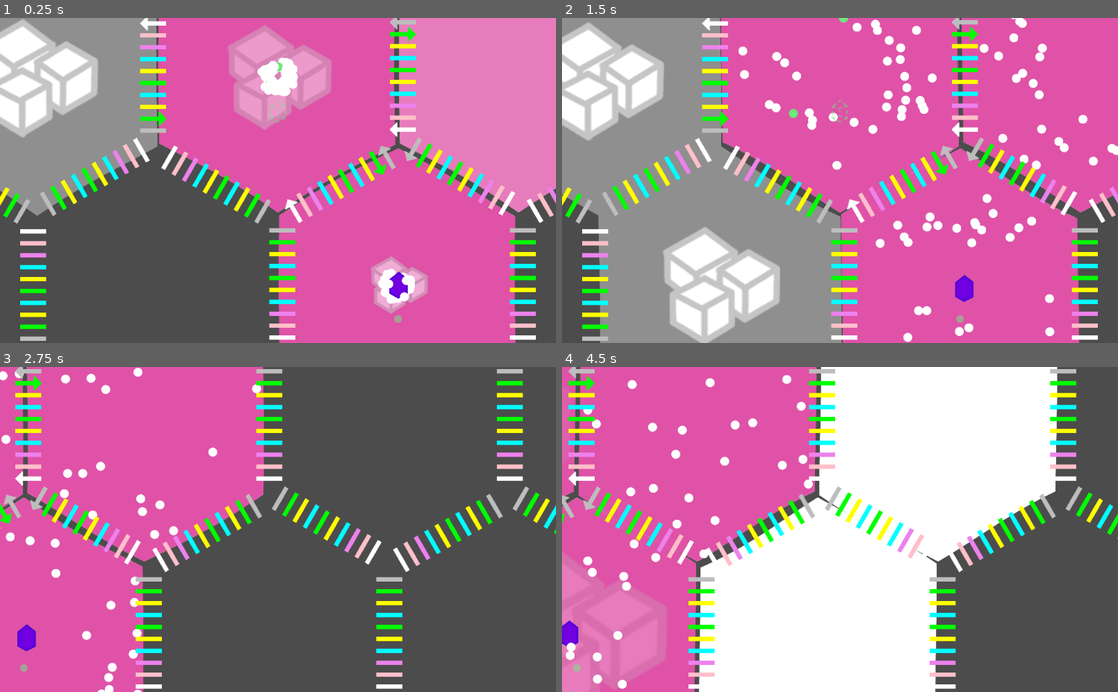
Above: before the commit, frames 1-4 (two rows, left to right).
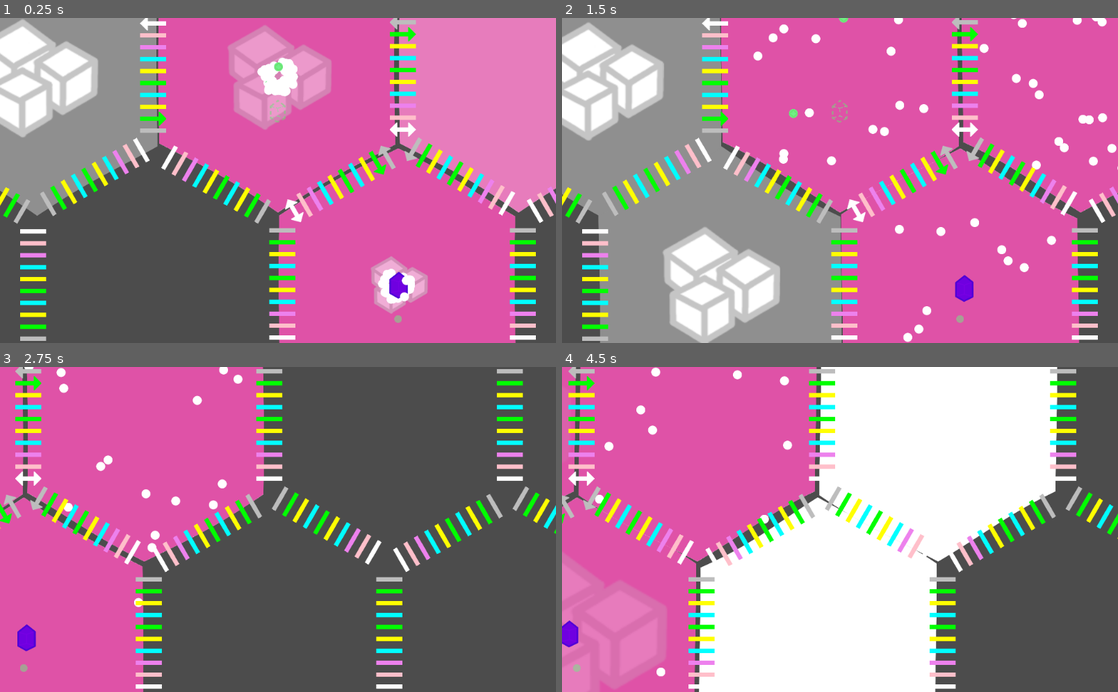
Above: after the commit, the same moments.

Repository: tobyp/hackathon2020
Game: Godot game, scene res://main.tscn
Same seed, same stepped clock (60 frames per second), same inputs: the game is played once before the commit and once after it.
Inputs (mouse positions are in pixels of both pictures, inside the frame that each line leads up to):
- Up to frame 1 (0.25 s): no input
- Up to frame 2 (1.5 s): tap Enter at 0.5 s; drag from (840, 76) to (895, 109) at 0.52 s; drag from (717, 284) to (812, 245) at 1.27 s
- Up to frame 3 (2.75 s): move the mouse to (400, 633) at 2.02 s; hold D from 2.03 s (still down); click (400, 633) at 2.17 s
- Up to frame 4 (4.5 s): release D at 2.75 s; drag from (706, 425) to (673, 480) at 2.77 s; drag from (817, 633) to (867, 529) at 3.52 s; drag from (940, 425) to (756, 448) at 4.27 s

The runs differ from the first frame. In frame 1, 0.1% of the frame differs, in the area x 46-75%, y 12-84%; in frame 2, 3.0%, in the area x 31-100%, y 0-99%; in frame 3, 1.6%; in frame 4, 1.6%.

Commit message:
Improve debug map

Diff:
--- a/main.gd
+++ b/main.gd
@@ -70,11 +70,15 @@
 	cell6.set_output_rule(Globals.ParticleType.SUGAR, cell1, true)
 	# Sugar transport
 	cell1.set_output_rule(Globals.ParticleType.SUGAR, cell2, true)
+	cell2.set_output_rule(Globals.ParticleType.SUGAR, cell1, true)
 	cell1.set_output_rule(Globals.ParticleType.SUGAR, cell3, true)
+	cell3.set_output_rule(Globals.ParticleType.SUGAR, cell1, true)
 	cell1.set_output_rule(Globals.ParticleType.SUGAR, cell4, true)
+	cell4.set_output_rule(Globals.ParticleType.SUGAR, cell1, true)
 	cell2.set_output_rule(Globals.ParticleType.PROTEIN_TRANSPORTER, cell1, true)
 	cell3.set_output_rule(Globals.ParticleType.PROTEIN_TRANSPORTER, cell1, true)
 	cell4.set_output_rule(Globals.ParticleType.PROTEIN_TRANSPORTER, cell1, true)
 
 	# Breaking down the Alcohol
 	cell4.set_output_rule(Globals.ParticleType.ENZYME_ALCOHOL, cell5, true)
+	cell4.set_output_rule(Globals.ParticleType.PROTEIN_WHITE, cell5, true)
